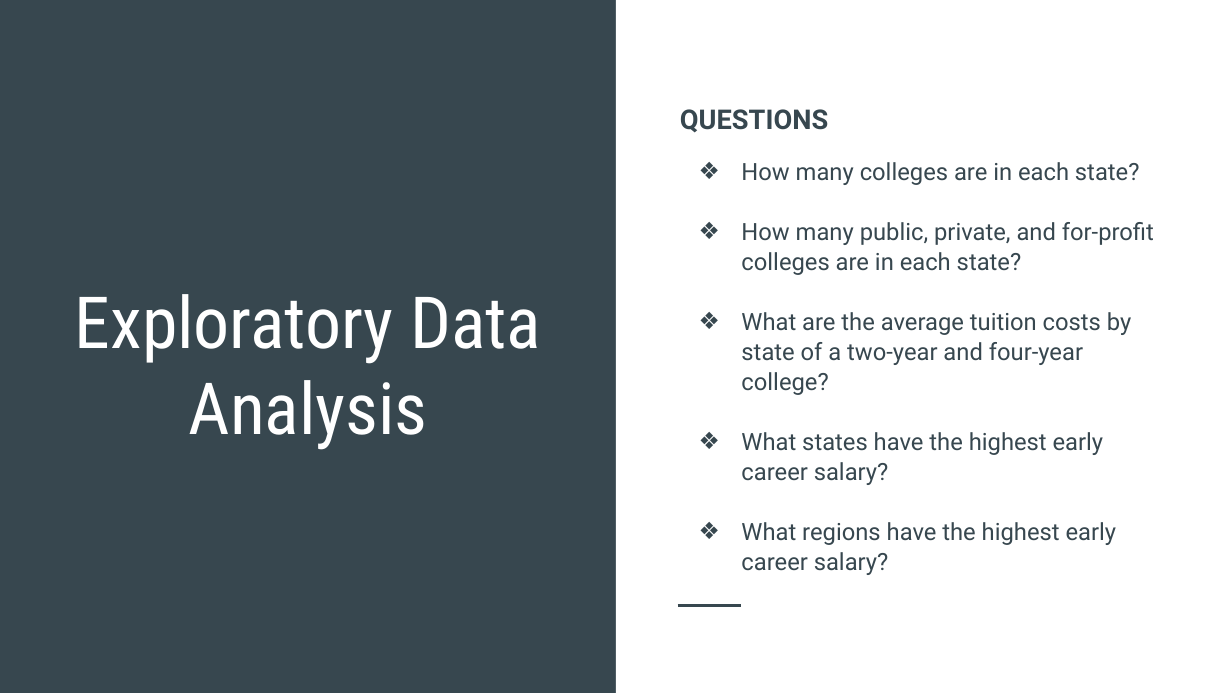
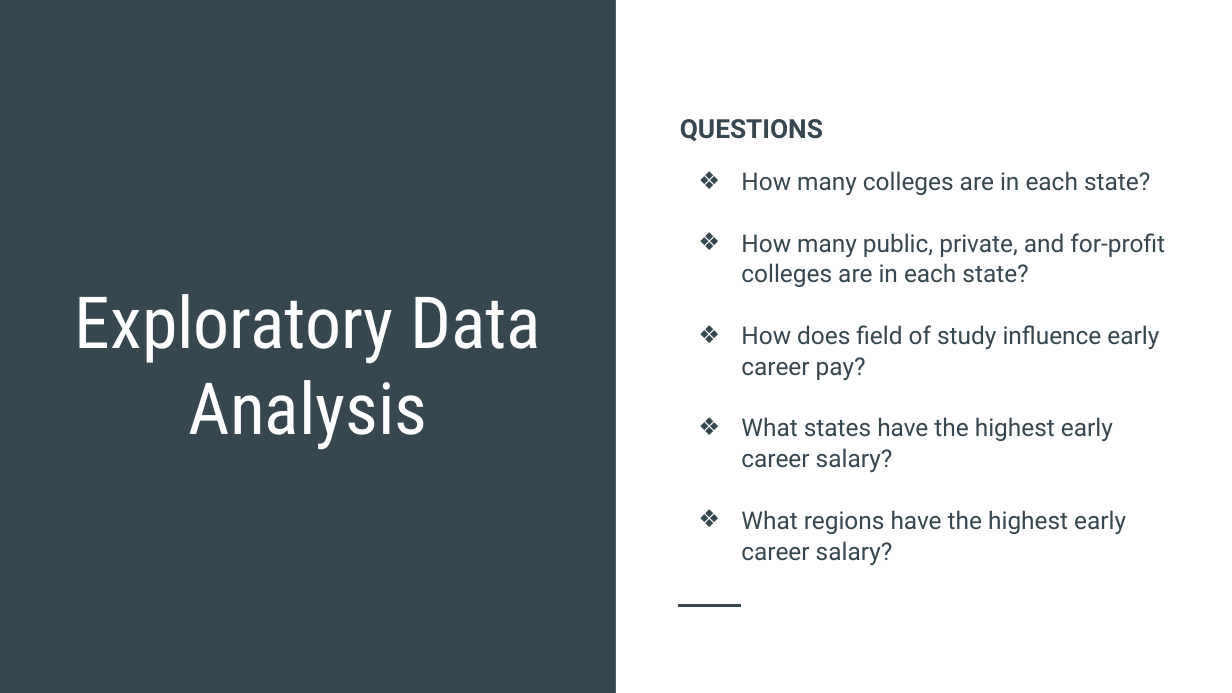
Before and after one commit to razon7/Group-Project, a slide deck: slide 5 of College_Costs_Career_Pay.pptx. Drawn at 1232x693 pixels with LibreOffice and Linux fonts; fonts in the diff are those of the drawing. Boxes give left, top, right and bottom in pixels: in the first picture for what was removed or moved away, otherwise in the second. Text is boxed around its words. In the diff, an @@ line names an element or a change of style, - is before the commit and + after.

```diff
--- a/College_Costs_Career_Pay.pptx
+++ b/College_Costs_Career_Pay.pptx
@@ text at [680, 119, 1165, 565]: size 15.9 to 15.4 pt in "QUESTIONS"; size 13.9 to 14.3 pt in "How many colleges are in each state?", "How many public, private, and for-profit colleges ...", "What states have the highest early career ...", "What regions have the highest early career ..." @@
@@ text at [741, 325, 1159, 380]: text changed; size 13.9 to 14.3 pt @@
-❖ What are the average tuition costs by state of a two-year and four-year college?
+❖ How does field of study influence early career pay?
```
Also in this commit, not shown: 2 other slides changed, 6 slides added, 3 slides removed, 1 other file.
